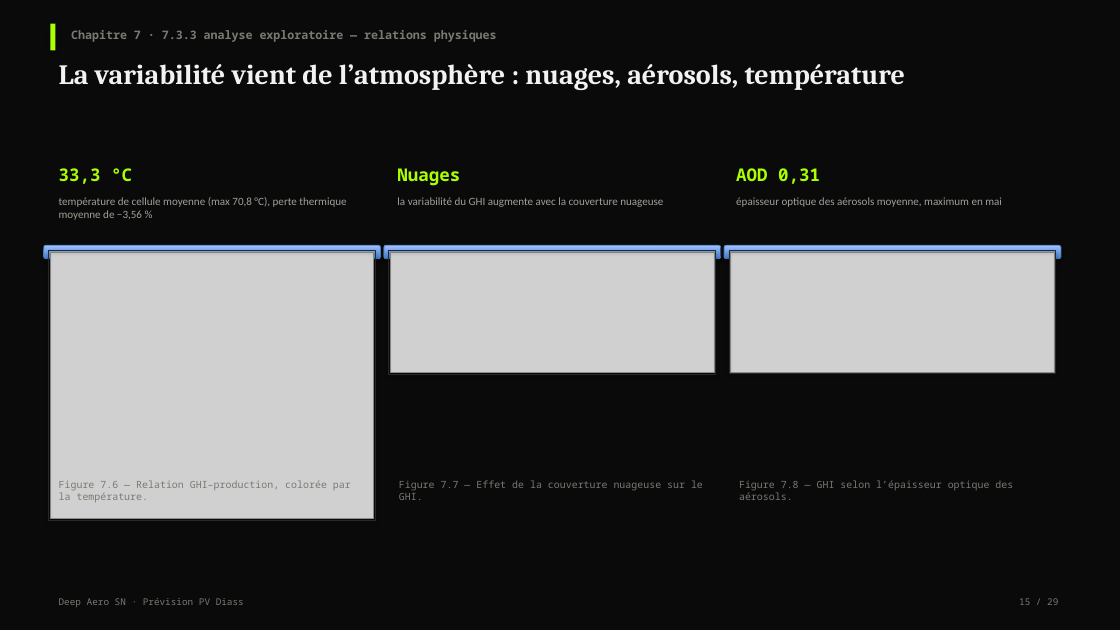
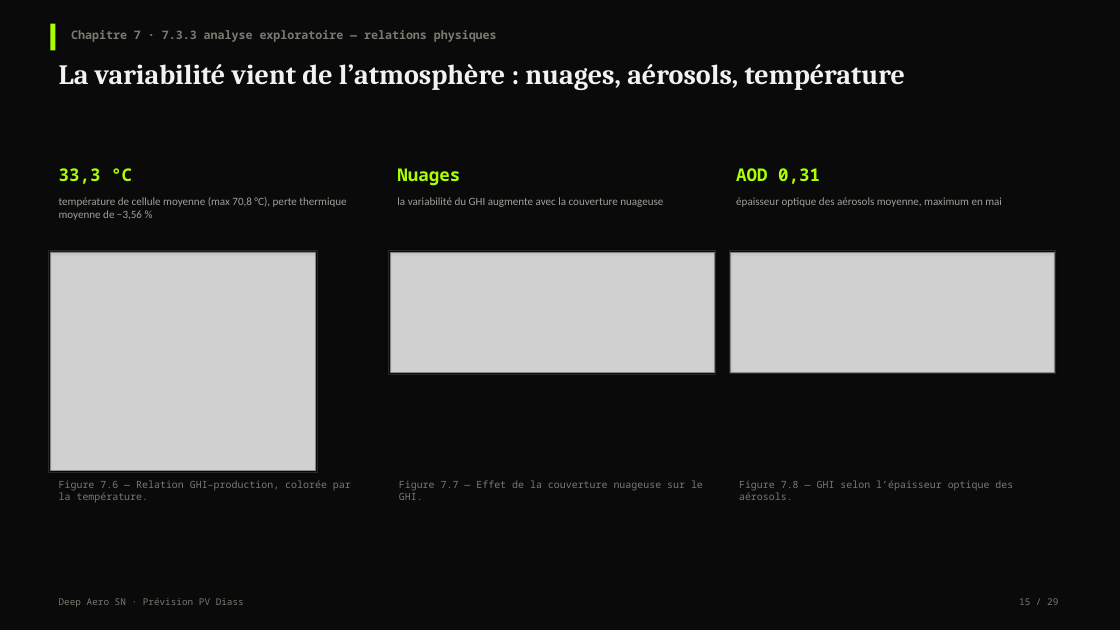
Before and after one commit to GAYENSIS09/deep-aero-sn, a slide deck: slide 15 of web/public/deep-aero-sn.pptx. Drawn at 1120x630 pixels with LibreOffice and Linux fonts; fonts in the diff are those of the drawing; grey boxes stand for pictures. Boxes give left, top, right and bottom in pixels: in the first picture for what was removed or moved away, otherwise in the second. Text is boxed around its words. In the diff, an @@ line names an element or a change of style, - is before the commit and + after.

```diff
--- a/web/public/deep-aero-sn.pptx
+++ b/web/public/deep-aero-sn.pptx
@@ rounded rectangle removed at box(44, 245, 381, 259) @@
@@ rectangle: place and size @@
-rectangle at box(49, 250, 376, 520)
+rectangle at box(49, 250, 317, 472)
@@ picture: place and size @@
-picture at box(50, 252, 374, 518)
+picture at box(50, 252, 315, 471)
@@ rounded rectangle removed at box(384, 245, 721, 259) @@
@@ rounded rectangle removed at box(724, 245, 1061, 259) @@
```
Also in this commit, not shown: 17 other slides changed.
